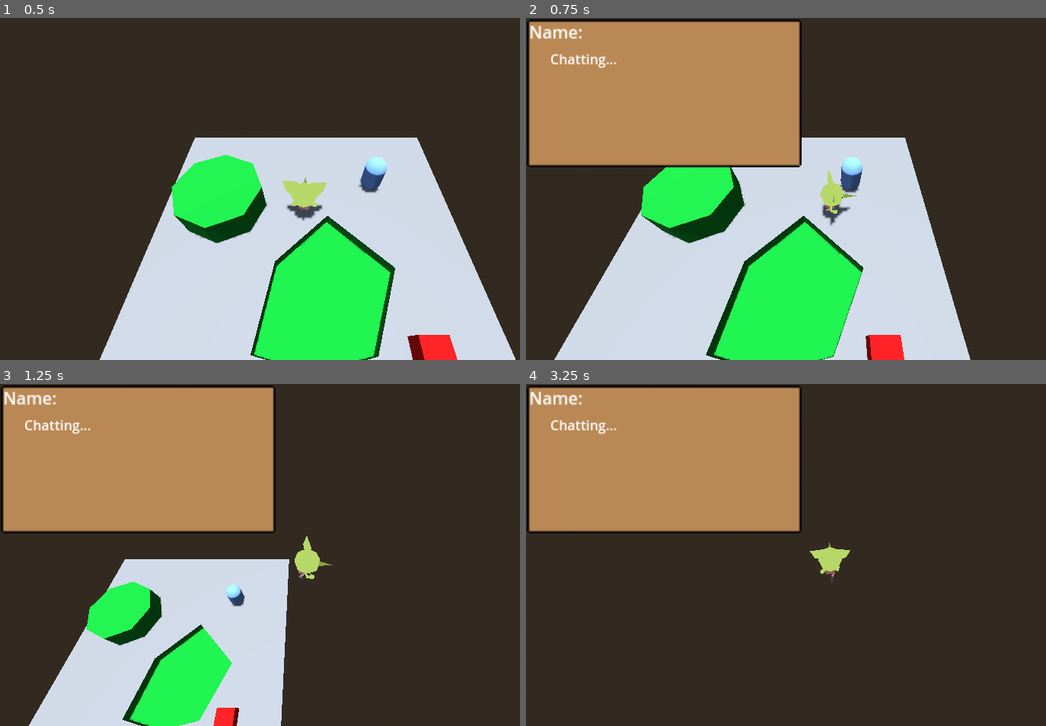
Above: before the commit, frames 1-4 (two rows, left to right).
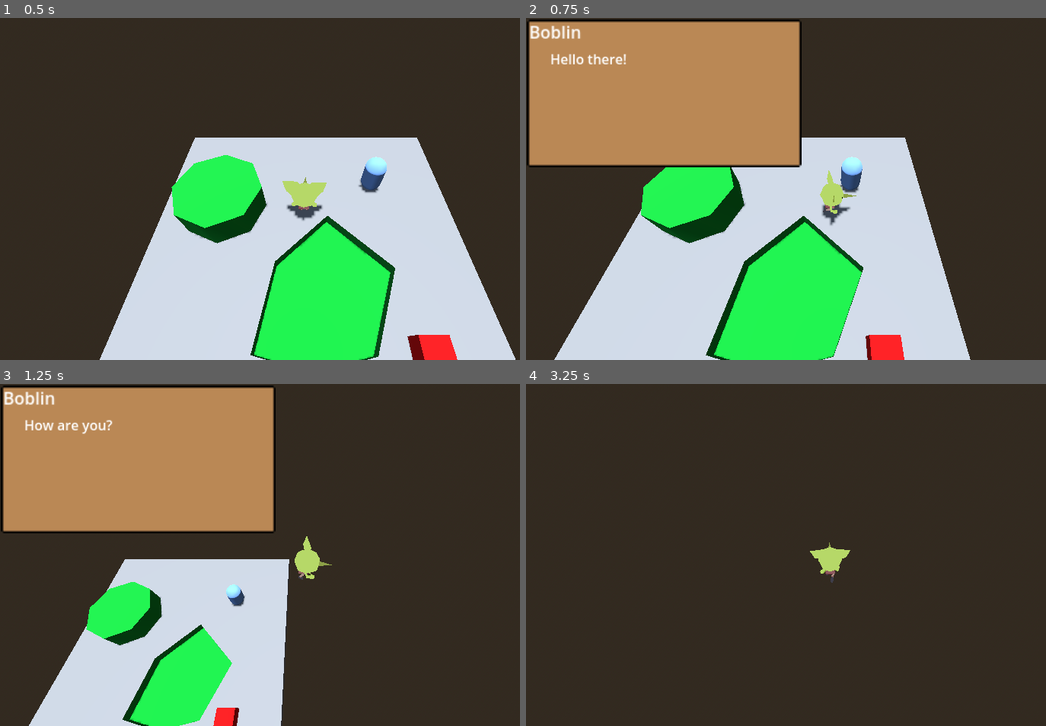
Above: after the commit, the same moments.

Repository: Swimnato/BYUGameJamSpring2025
Game: Godot game, scene res://Scenes/levels/scn_main.tscn
The game is run twice, just before and just after one commit, with the same random seed, the same clock (stepped at 60 frames per second) and the same inputs.
Inputs:
- Up to frame 1 (0.5 s): no input
- Up to frame 2 (0.75 s): tap Enter (ui_accept) at 0.5 s; hold D (move_right) from 0.53 s (still down); tap C (chat) at 0.6 s
- Up to frame 3 (1.25 s): keep holding D (move_right); tap Space (jump) at 0.77 s
- Up to frame 4 (3.25 s): release D (move_right) at 1.28 s; hold S (move_down) 1.28-2.03 s; tap C (chat) at 1.35, 2.1, 2.85 s; tap Space (jump) at 1.52, 3.02 s; hold D (move_right) 2.03-2.78 s; hold W (move_up) from 2.78 s (still down)

Frame 1 is identical in both runs. In frame 2, 0.5% of the frame differs, in the area x 1-20%, y 2-15%; in frame 3, 0.6%; in frame 4, 23%, in the area x 0-54%, y 0-44%.
Error before the commit: Invalid type in static function 'open' in type 'FileAccess'. Cannot convert argument 1 from Nil to String. (res://Dialogue/dialogueplayer.gd:21)

Commit message:
unbroke something

Diff:
--- a/Scenes/objects/characters/scn_npc.tscn
+++ b/Scenes/objects/characters/scn_npc.tscn
@@ -65,6 +65,7 @@
 animation = &"walk_w"
 
 [node name="Dialogue" parent="." instance=ExtResource("2_ethv3")]
+d_file = "res://Dialogue/boblin_dialogue.json"
 
 [connection signal="body_entered" from="Speaking zone" to="." method="_on_area_3d_body_entered"]
 [connection signal="body_exited" from="Speaking zone" to="." method="_on_speaking_zone_body_exited"]
